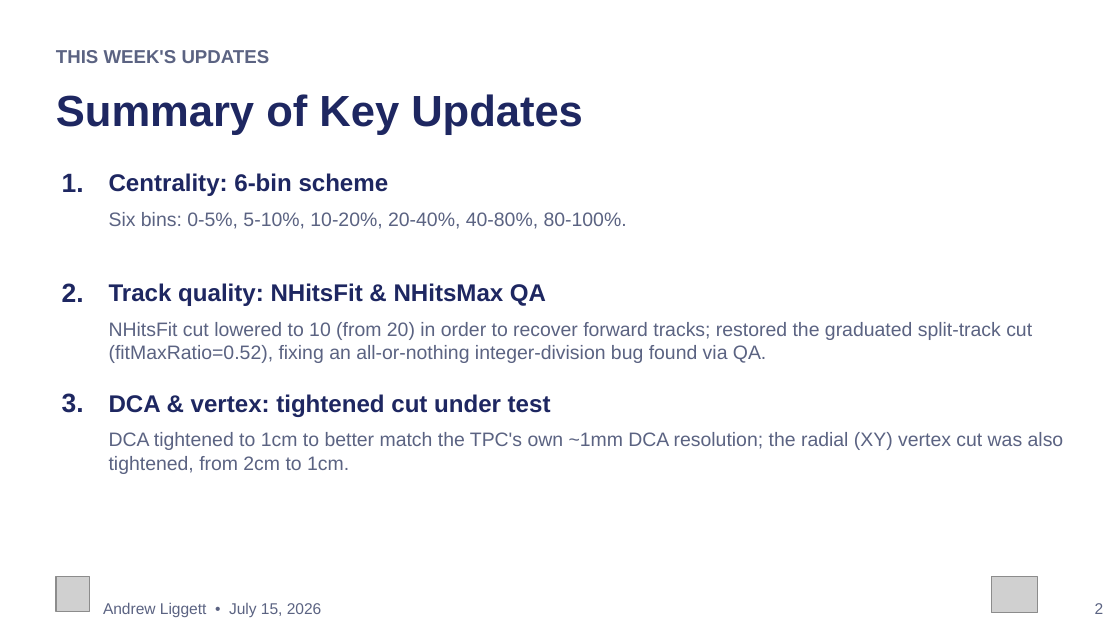
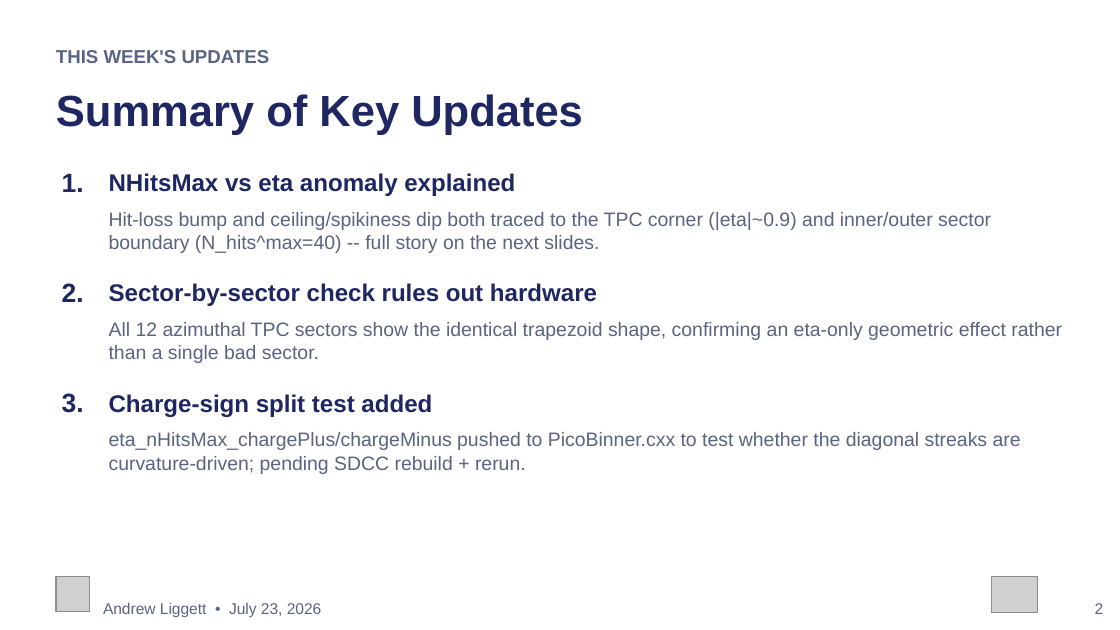
Before and after one commit to liggett2820/lightflavorspectra_OO200, a slide deck: slide 2 of docs/OO200_Spectra_Status_Update.pptx. Drawn at 1120x630 pixels with LibreOffice and Linux fonts; fonts in the diff are those of the drawing; grey boxes stand for pictures. Boxes give left, top, right and bottom in pixels: in the first picture for what was removed or moved away, otherwise in the second. Text is boxed around its words. In the diff, an @@ line names an element or a change of style, - is before the commit and + after.

```diff
--- a/docs/OO200_Spectra_Status_Update.pptx
+++ b/docs/OO200_Spectra_Status_Update.pptx
@@ text at (109,173,515,196): text changed @@
-Centrality: 6-bin scheme
+NHitsMax vs eta anomaly explained
@@ text at (109,212,991,253): text changed @@
-Six bins: 0-5%, 5-10%, 10-20%, 20-40%, 40-80%, 80-100%.
+Hit-loss bump and ceiling/spikiness dip both traced to the TPC corner (|eta|~0.9) and inner/outer sector boundary (N_hits^max=40) -- full story on the next slides.
@@ text at (109,283,597,306): text changed @@
-Track quality: NHitsFit & NHitsMax QA
+Sector-by-sector check rules out hardware
@@ text at (109,322,1062,363): text changed @@
-NHitsFit cut lowered to 10 (from 20) in order to recover forward tracks; restored the graduated split-track cut (fitMaxRatio=0.52), fixing an all-or-nothing integer-division bug found via QA.
+All 12 azimuthal TPC sectors show the identical trapezoid shape, confirming an eta-only geometric effect rather than a single bad sector.
@@ text at (109,394,432,417): text changed @@
-DCA & vertex: tightened cut under test
+Charge-sign split test added
@@ text at (109,432,1021,474): text changed @@
-DCA tightened to 1cm to better match the TPC's own ~1mm DCA resolution; the radial (XY) vertex cut was also tightened, from 2cm to 1cm.
+eta_nHitsMax_chargePlus/chargeMinus pushed to PicoBinner.cxx to test whether the diagonal streaks are curvature-driven; pending SDCC rebuild + rerun.
@@ text at (103,602,322,617): text changed @@
-Andrew Liggett • July 15, 2026
+Andrew Liggett • July 23, 2026
```
Also in this commit, not shown: 2 other slides changed, 5 slides added, 3 slides removed, 2 other files.
